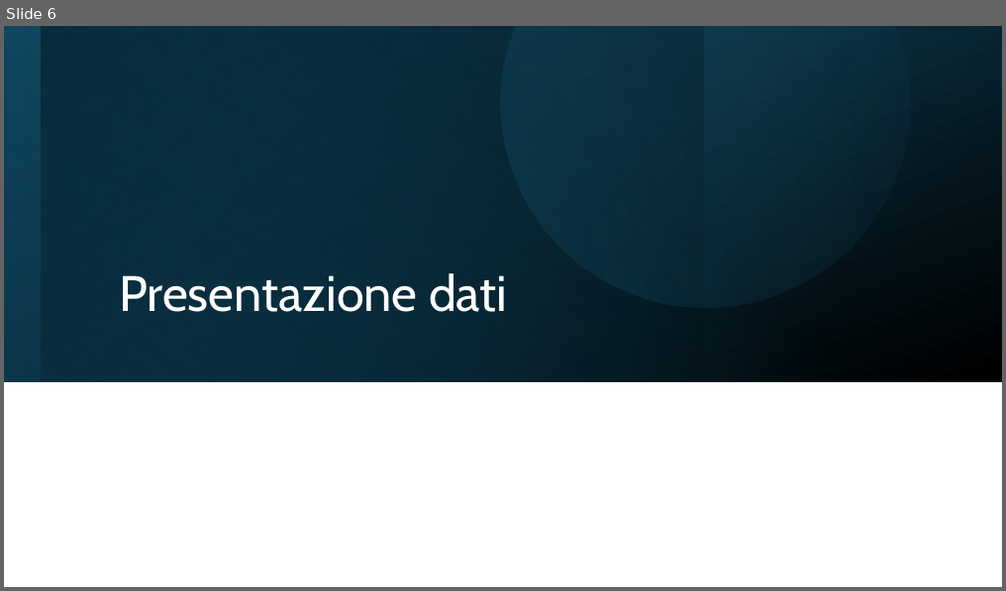
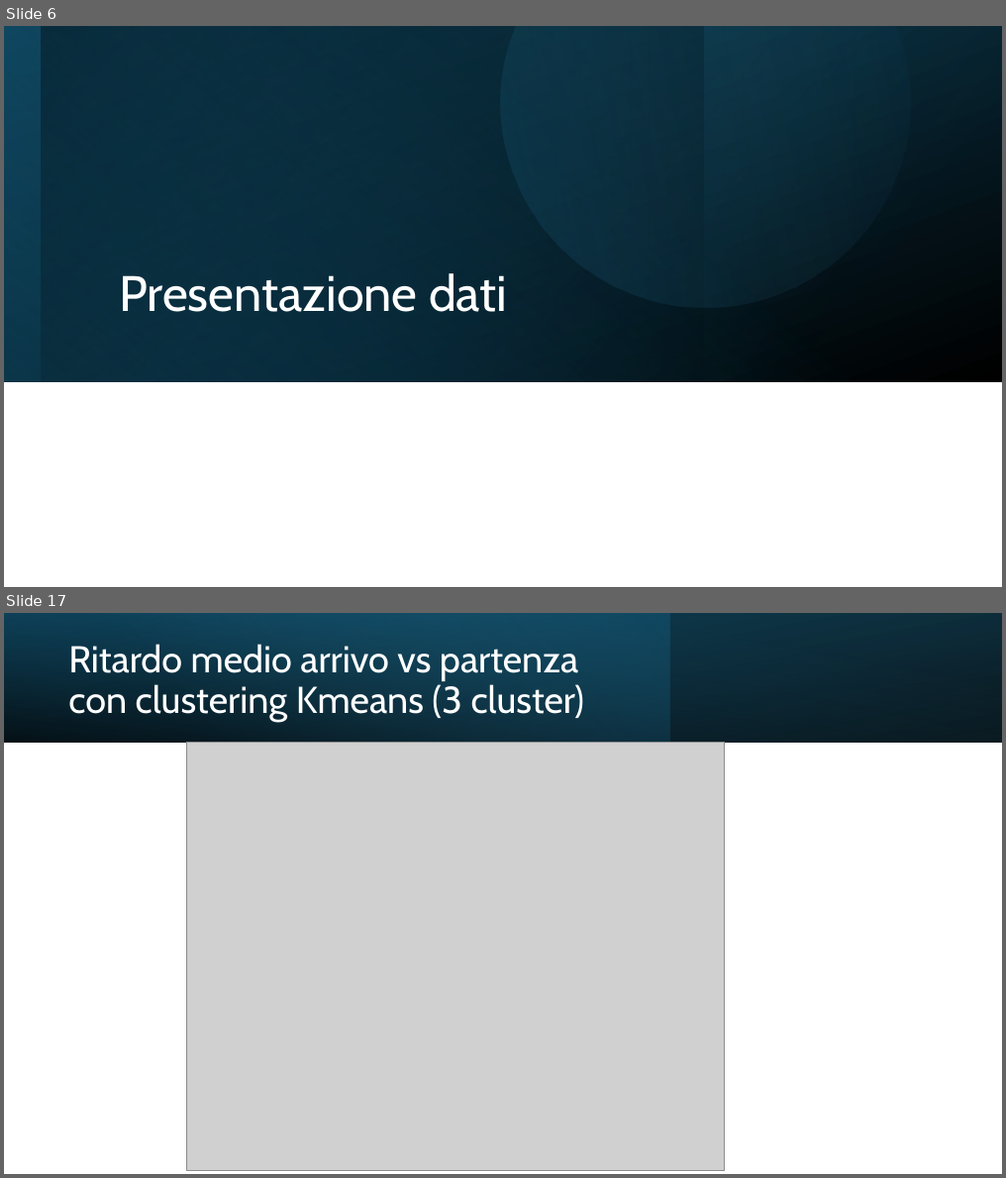
Before and after one commit to AndreaSpolaor/AnalisiTrafficoFerroviario, a slide deck: Analisi del trasporto ferroviario italiano.pptx. Shown one above the other, each under a label of ours: slide 6 before the commit, slides 6 and 17 after it; the slides between them are not shown. The pictures are 1006x591 and 1006x1178 pixels, drawn with LibreOffice and Linux fonts; fonts in the diff are those of the drawing; grey boxes stand for pictures. Boxes give left, top, right and bottom in pixels: in the first picture for what was removed or moved away, otherwise in the second. Text is boxed around its words. In the diff, an @@ line names an element or a change of style, - is before the commit and + after.

```diff
--- a/Analisi del trasporto ferroviario italiano.pptx
+++ b/Analisi del trasporto ferroviario italiano.pptx
@@ slide 17 added at box(4, 613, 1002, 1174), background #FFFFFF @@
@@ rectangle added at box(4, 613, 1002, 742), fill gradient #000000 to #104862 @@
@@ rectangle added at box(4, 613, 669, 742), fill gradient #156082 to #46B1E1 @@
@@ rectangle added at box(4, 613, 1002, 742), fill gradient #000000 to #156082 @@
@@ title added at box(68, 644, 585, 722), 36 pt, text #FFFFFF @@
+Ritardo medio arrivo vs partenza con clustering Kmeans (3 cluster)
@@ picture added at box(187, 742, 725, 1170) @@
```
Also in this commit, not shown: 7 slides changed, 3 other slides added, 4 other files.
